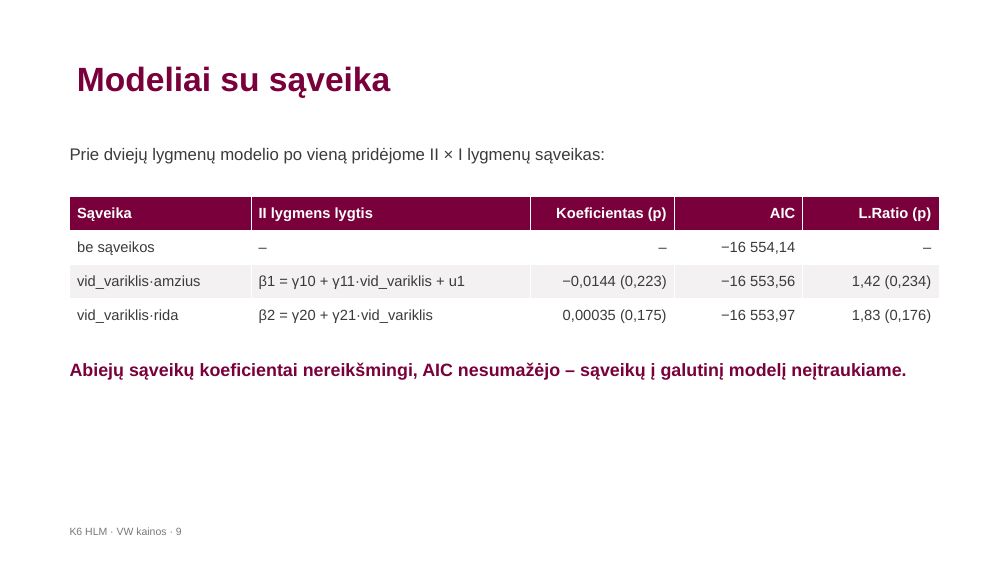
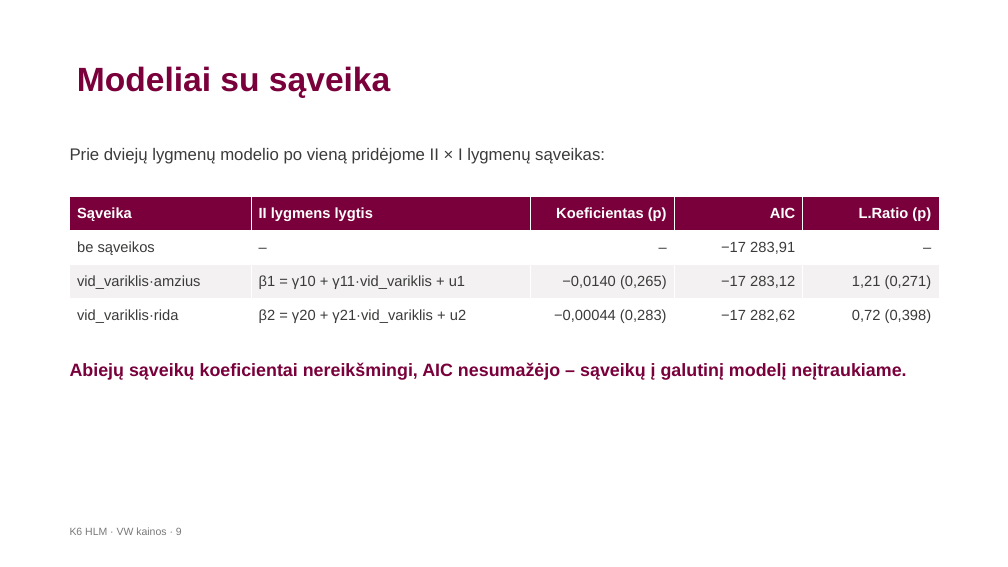
Before and after one commit to LidijaPu/K6, a slide deck: slide 9 of K6_HLM_VW_pristatymas_.pptx. Drawn at 1008x567 pixels with LibreOffice and Linux fonts; fonts in the diff are those of the drawing; background and template pictures are left out. Boxes give left, top, right and bottom in pixels: in the first picture for what was removed or moved away, otherwise in the second. Text is boxed around its words. In the diff, an @@ line names an element or a change of style, - is before the commit and + after.

```diff
--- a/K6_HLM_VW_pristatymas_.pptx
+++ b/K6_HLM_VW_pristatymas_.pptx
@@ table at (x1=70, y1=197, x2=939, y2=333) @@
-row 2, column 4: −16 554,14
+row 2, column 4: −17 283,91
-row 3: vid_variklis·amzius | β1 = γ10 + γ11·vid_variklis + u1 | −0,0144 (0,223) | −16 553,56 | 1,42 (0,234)
+row 3: vid_variklis·amzius | β1 = γ10 + γ11·vid_variklis + u1 | −0,0140 (0,265) | −17 283,12 | 1,21 (0,271)
-row 4: vid_variklis·rida | β2 = γ20 + γ21·vid_variklis | 0,00035 (0,175) | −16 553,97 | 1,83 (0,176)
+row 4: vid_variklis·rida | β2 = γ20 + γ21·vid_variklis + u2 | −0,00044 (0,283) | −17 282,62 | 0,72 (0,398)
```
Also in this commit, not shown: 7 other slides changed, 5 other files.
